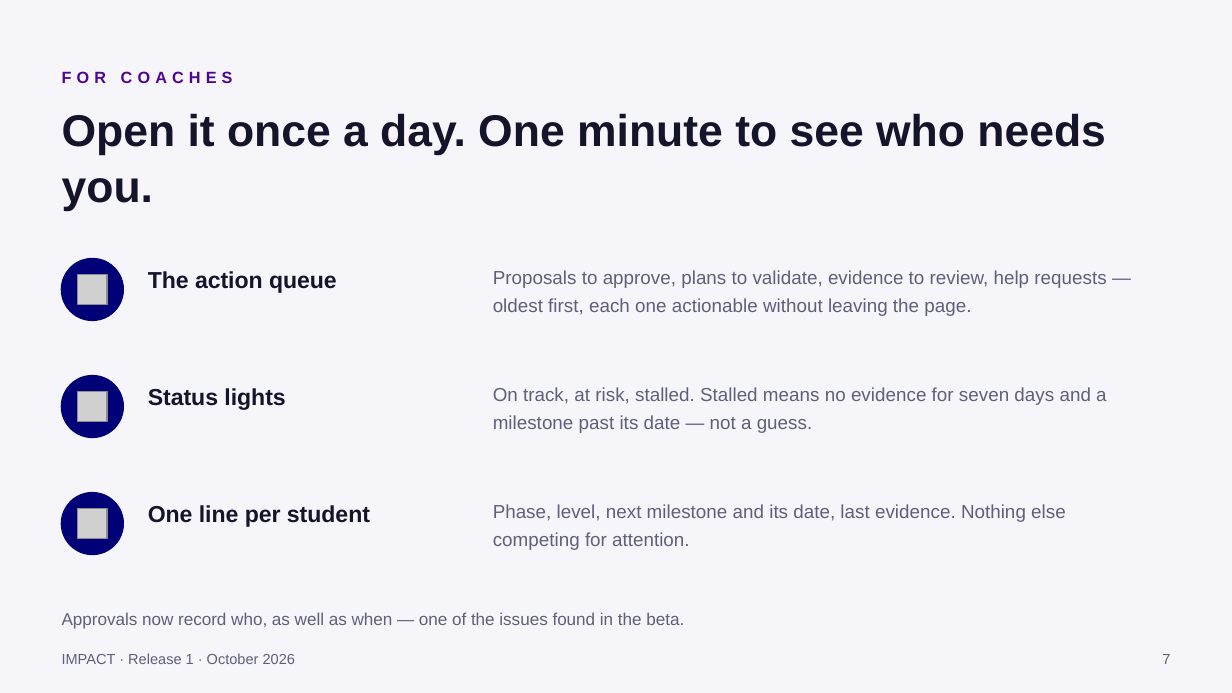
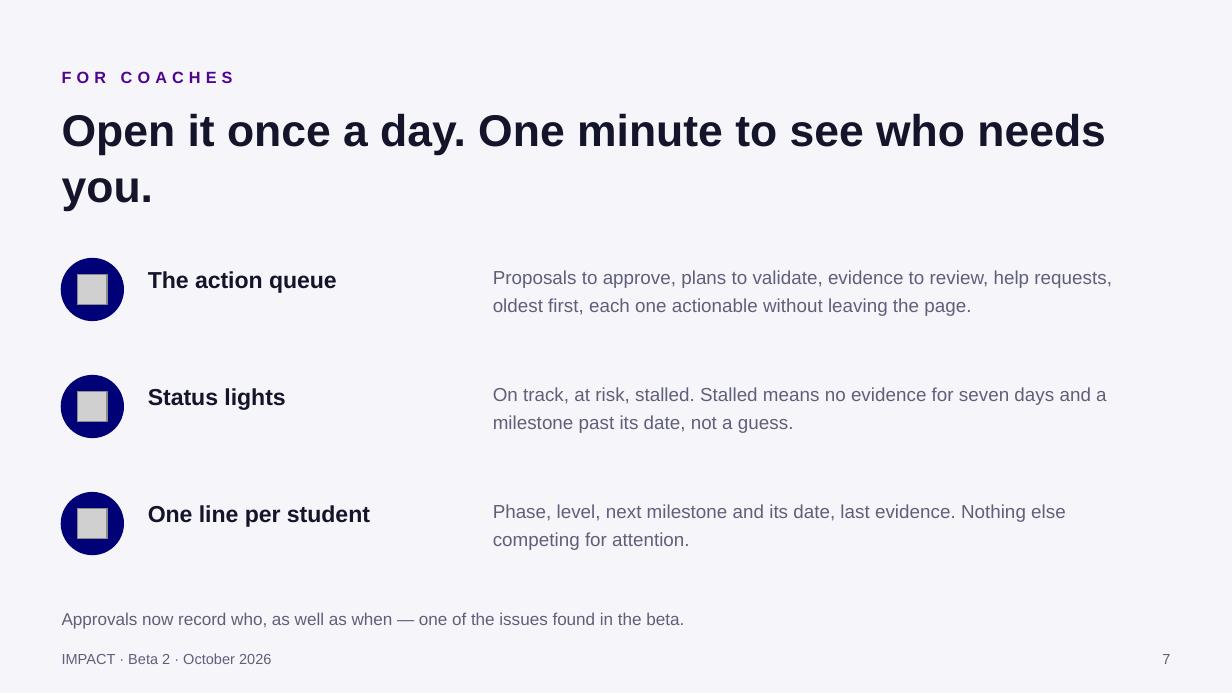
Before and after one commit to alexandermalinsky-brutal-guet-ag/eastwood-impact-lms, a slide deck: slide 7 of docs/IMPACT-Release-1-Demo.pptx. Drawn at 1232x693 pixels with LibreOffice and Linux fonts; fonts in the diff are those of the drawing; grey boxes stand for pictures. Boxes give left, top, right and bottom in pixels: in the first picture for what was removed or moved away, otherwise in the second. Text is boxed around its words. In the diff, an @@ line names an element or a change of style, - is before the commit and + after.

```diff
--- a/docs/IMPACT-Release-1-Demo.pptx
+++ b/docs/IMPACT-Release-1-Demo.pptx
@@ text at (493, 270, 1111, 316): text changed @@
-Proposals to approve, plans to validate, evidence to review, help requests — oldest first, each one actionable without leaving the page.
+Proposals to approve, plans to validate, evidence to review, help requests, oldest first, each one actionable without leaving the page.
@@ text at (493, 387, 1106, 433): text changed @@
-On track, at risk, stalled. Stalled means no evidence for seven days and a milestone past its date — not a guess.
+On track, at risk, stalled. Stalled means no evidence for seven days and a milestone past its date, not a guess.
@@ text at (62, 653, 271, 664): text changed @@
-IMPACT · Release 1 · October 2026
+IMPACT · Beta 2 · October 2026
```
Also in this commit, not shown: 12 other slides changed, 2 slides added, 1 slide removed.
